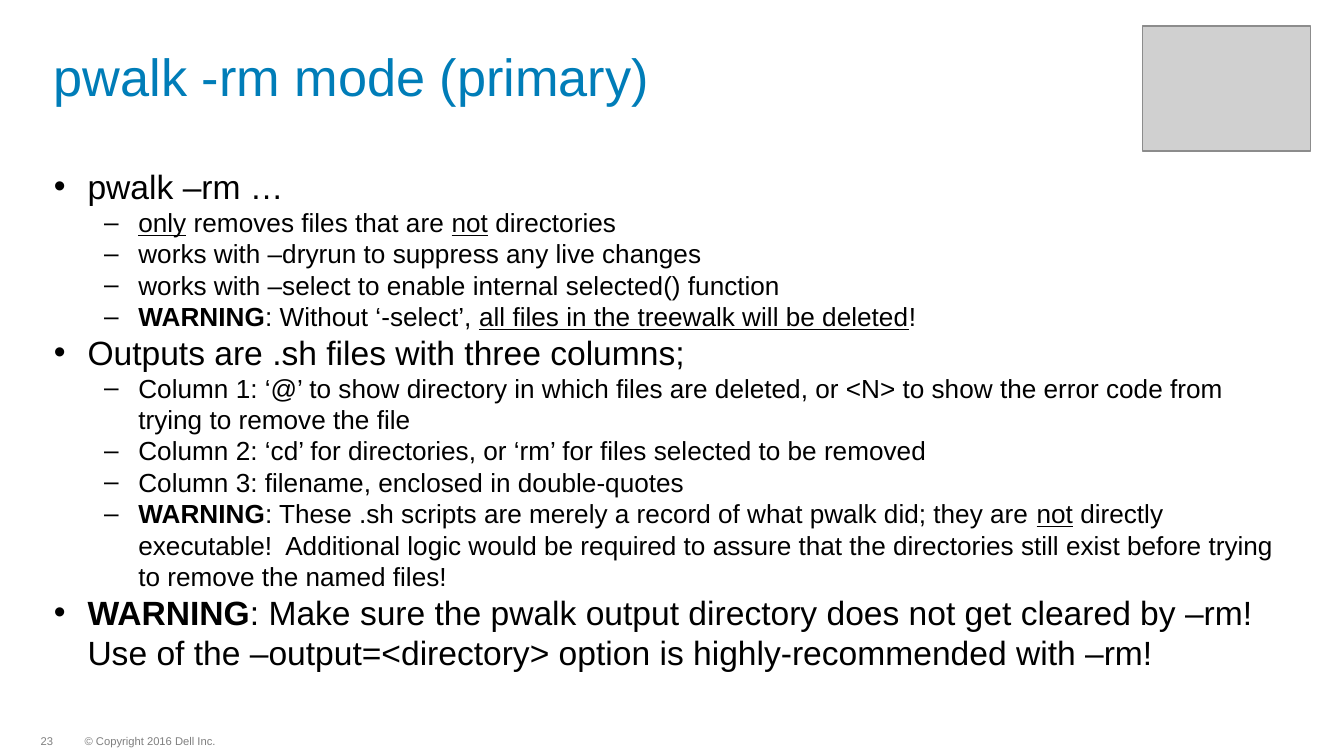
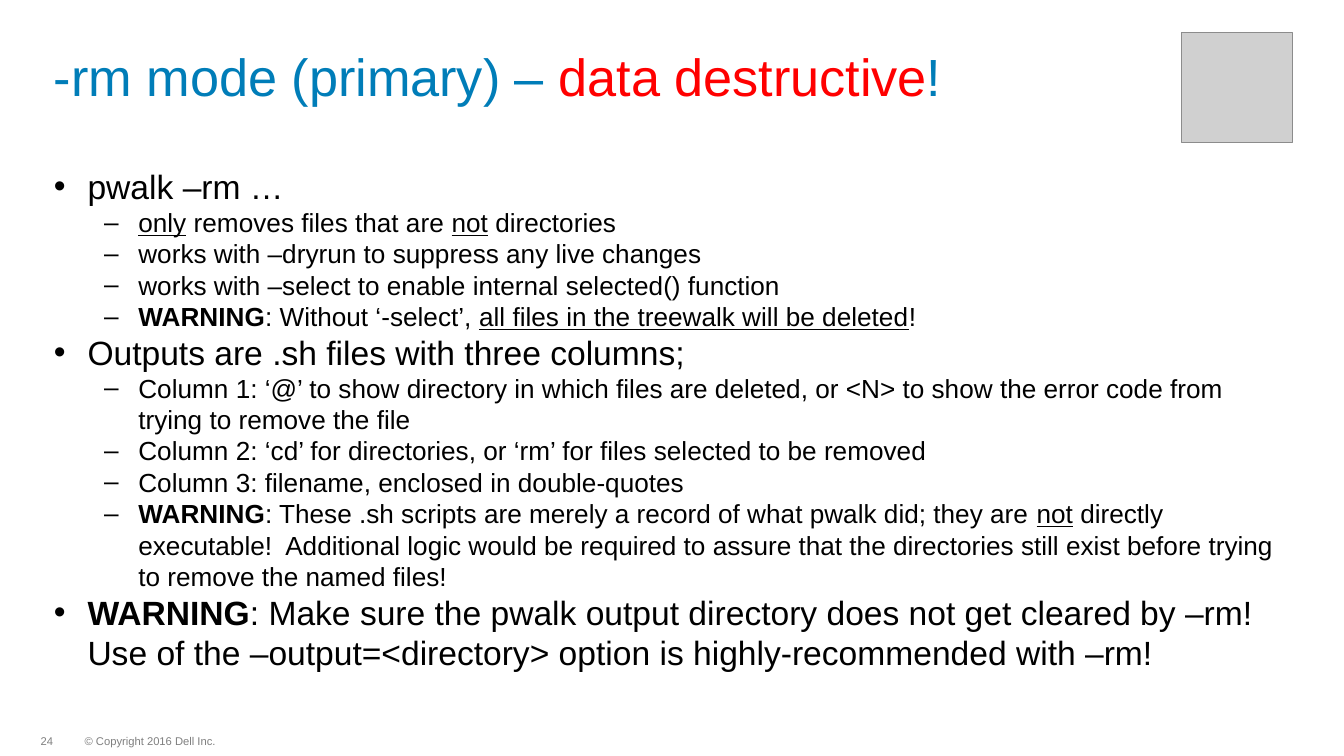
Before and after one commit to WhizBob/pwalk, a slide deck: slide 24 of doc/pwalk_slides.pptx (slide 23 before the commit). Drawn at 1344x756 pixels with LibreOffice and Linux fonts; fonts in the diff are those of the drawing; grey boxes stand for pictures; background and template pictures are left out. Boxes give left, top, right and bottom in pixels: in the first picture for what was removed or moved away, otherwise in the second. Text is boxed around its words. In the diff, an @@ line names an element or a change of style, - is before the commit and + after.

```diff
--- a/doc/pwalk_slides.pptx
+++ b/doc/pwalk_slides.pptx
@@ title at [54,58,942,106]: text changed @@
-pwalk -rm mode (primary)
+-rm mode (primary) – data destructive!
@@ picture: place and size @@
-picture at [1142,26,1310,151]
+picture at [1181,32,1292,142]
@@ page number at [41,737,53,745]: text changed @@
-23
+24
```
Also in this commit, not shown: 12 other slides changed, 1 slide added, 1 other file.
